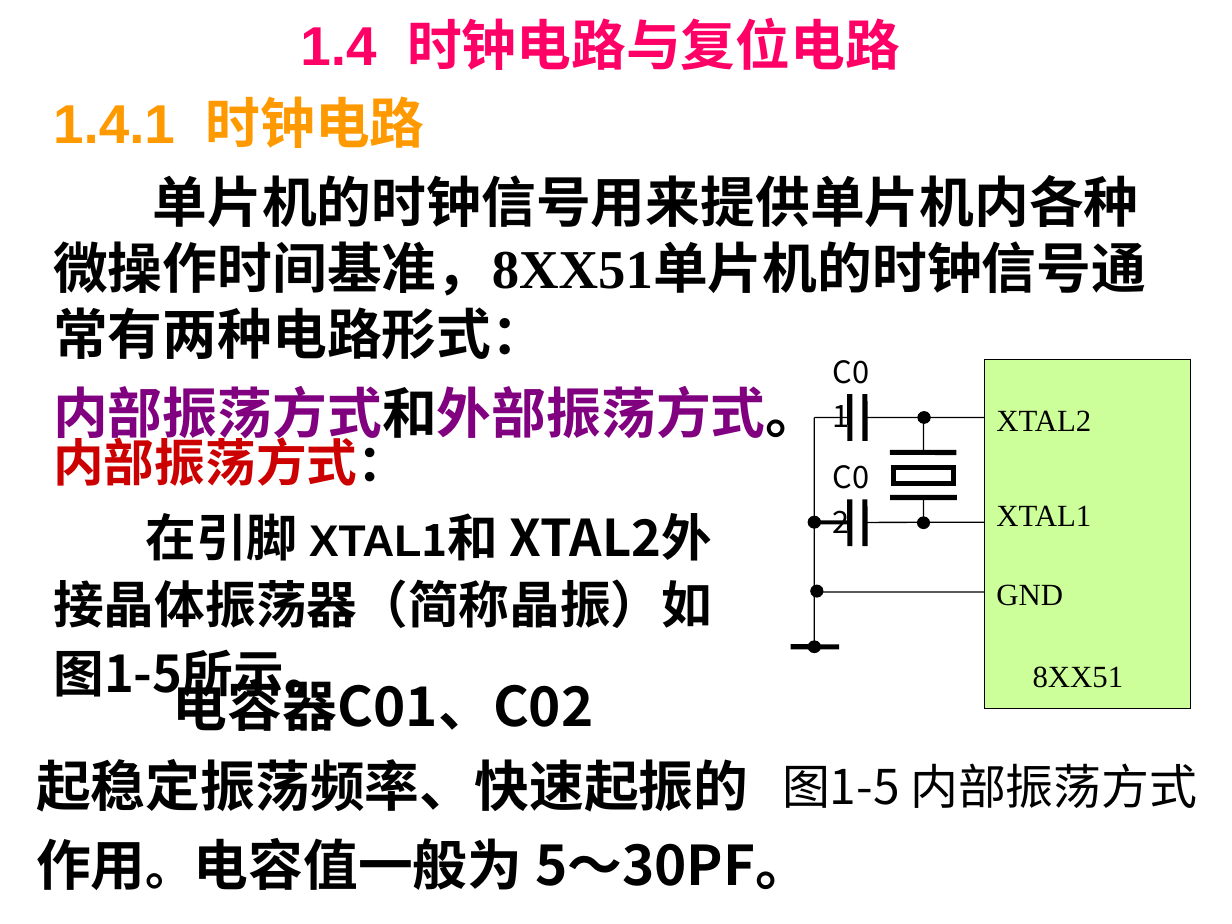
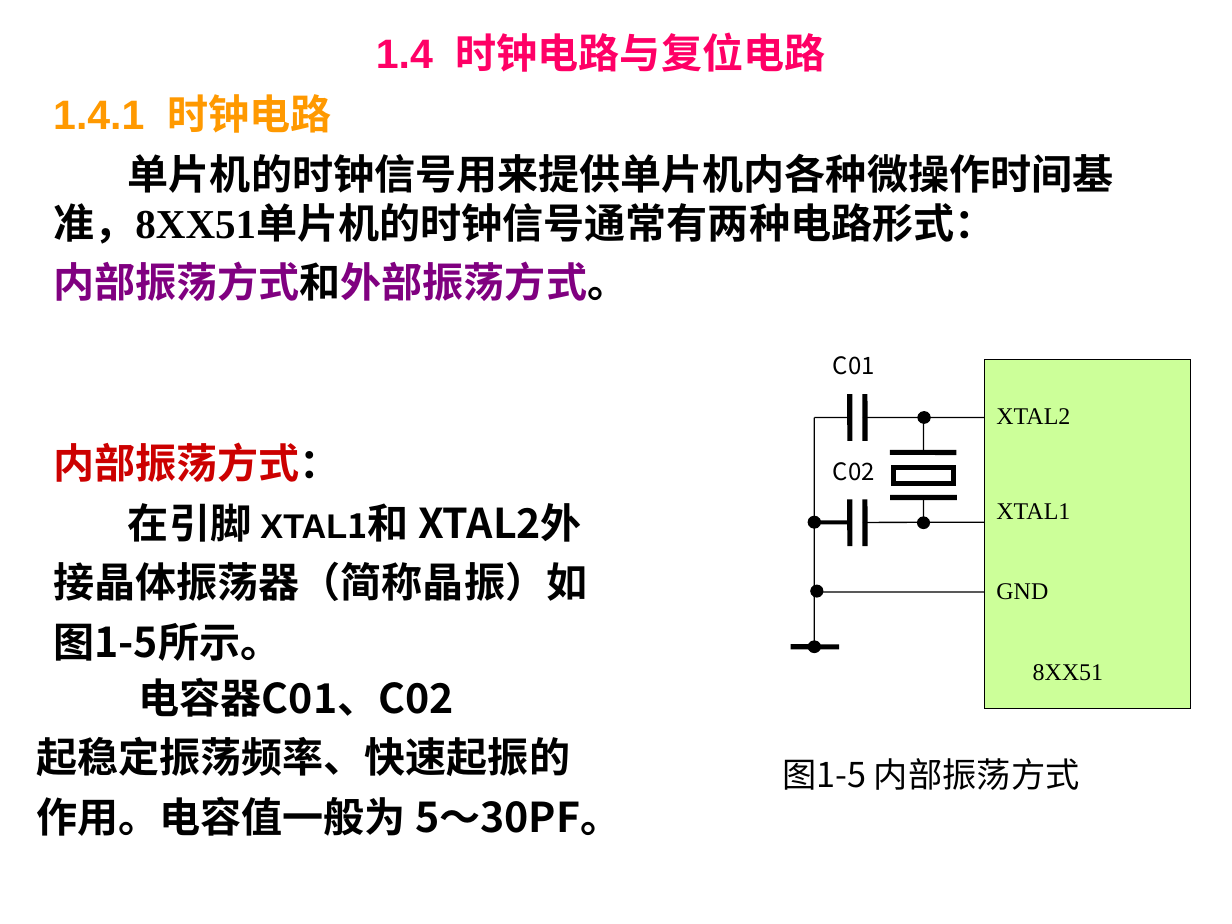
Before and after one commit to ZJWang9928/Own-Notes, a slide deck: slide 9 of 单片机课件/第1章+51单片机结构-2n.ppt. Drawn at 1232x924 pixels with LibreOffice and Linux fonts; fonts in the diff are those of the drawing. Boxes give left, top, right and bottom in pixels: in the first picture for what was removed or moved away, otherwise in the second. Text is boxed around its words. In the diff, an @@ line names an element or a change of style, - is before the commit and + after.

```diff
--- a/单片机课件/第1章+51单片机结构-2n.ppt
+++ b/单片机课件/第1章+51单片机结构-2n.ppt
@@ title "1.4 时钟电路与复位电路" at (376,32,826,72): size 32 to 24 pt @@
@@ text "1.4.1 时钟电路" at (53,94,1114,301): size 32 to 24 pt; less space between paragraphs @@
@@ text "内部振荡方式：" at (53,442,587,661): size 29.6 to 24 pt in "内部振荡方式：", "在引脚 XTAL1和 XTAL2外", "接晶体振荡器（简称晶振）如", "图1-5所示。"; size 25.9 to 20 pt in "XTAL1和"; line spacing 0.9 to 1; less space between paragraphs @@
@@ size 18 to 14 pt; less space between paragraphs in 6 elements at (996,408,1070,424), (996,503,1070,519), (1033,664,1104,681), (996,583,1048,600), (833,356,875,375), (833,462,875,481) @@
@@ text "电容器C01、C02" at (36,677,621,836): size 32 to 24 pt; size 28 to 24 pt in "作用。电容值一般为"; less space between paragraphs @@
@@ text "图1-5 内部振荡方式" at (782,758,1080,790): size 28 to 20 pt; less space between paragraphs @@
```
Also in this commit, not shown: 1 other slide changed, 17 other files.
